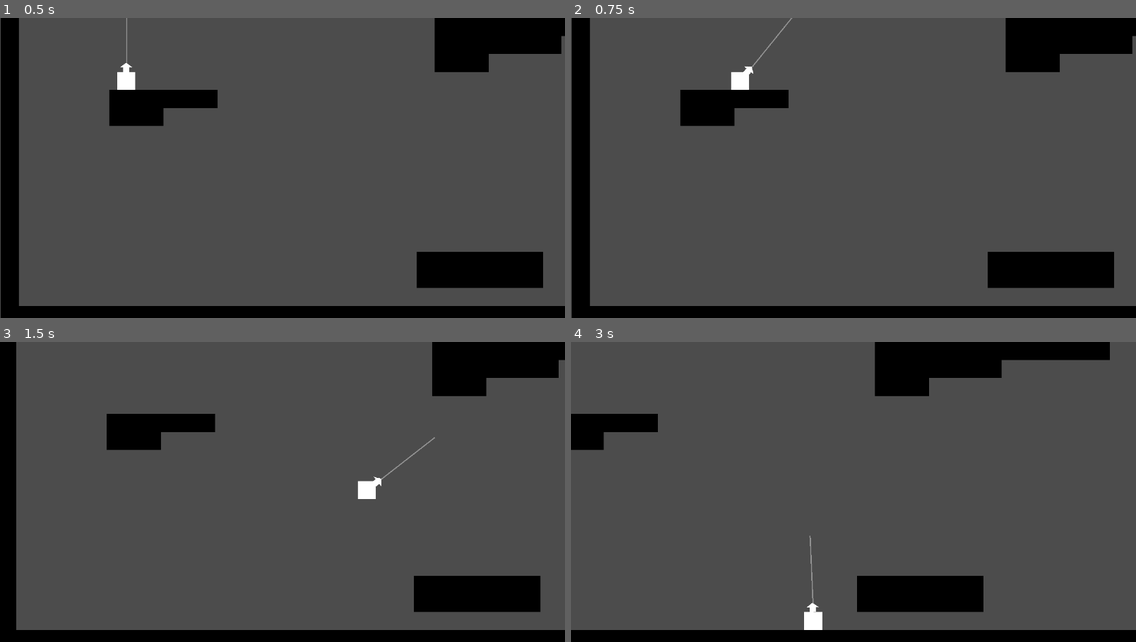
Above: before the commit, frames 1-4 (two rows, left to right).
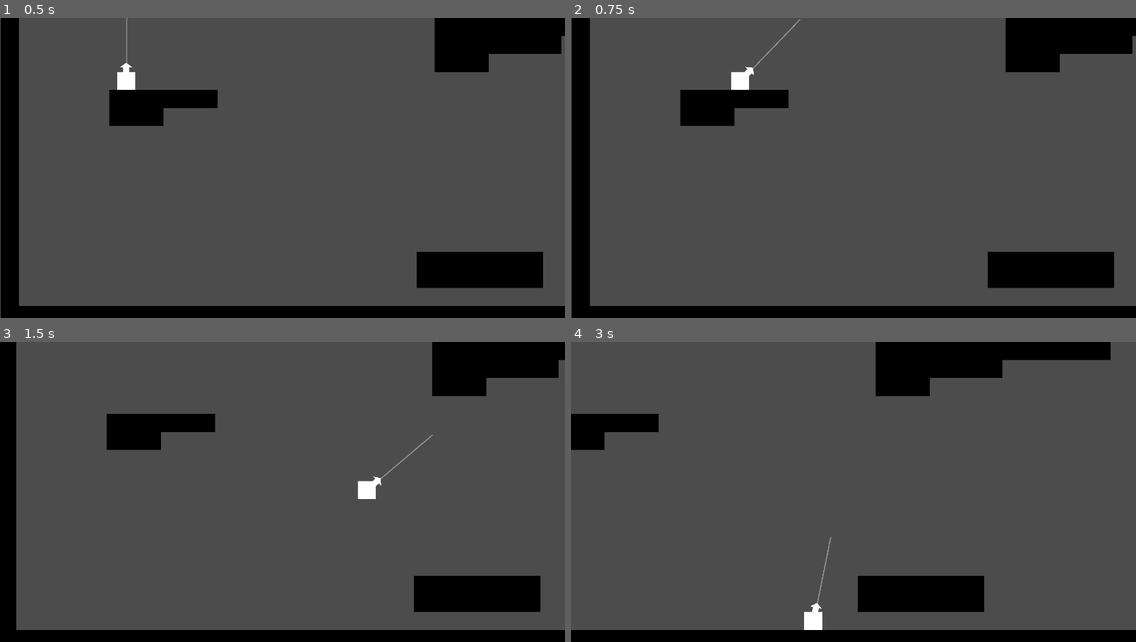
Above: after the commit, the same moments.

Repository: cjsweeten101/dws
Game: Godot game, scene res://Levels/TestingLevel.tscn
Two runs of this game, one before a commit and one after it. Both use one fixed random seed, a clock stepped at 60 frames per second and the inputs below.
Inputs:
- Up to frame 1 (0.5 s): no input
- Up to frame 2 (0.75 s): tap Enter (action) at 0.5, 0.6 s; hold D (right) from 0.53 s (still down)
- Up to frame 3 (1.5 s): keep holding D (right); tap Enter (action) at 1.35 s
- Up to frame 4 (3 s): release D (right) at 2.03 s; hold A (left) 2.03-2.78 s; tap Enter (action) at 2.1, 2.85 s; hold D (right) from 2.78 s (still down)

Frame 1 is identical in both runs. In frame 2, 0.1% of the frame differs, in the area x 30-41%, y 0-20%; in frame 3, 0.1%; in frame 4, 0.3%, in the area x 5-96%, y 0-91%.

Commit message:
adjust aim lerp

Diff:
--- a/Player/Player.gd
+++ b/Player/Player.gd
@@ -77,7 +77,7 @@
 				$GrappleCast.rotation_degrees = 180 + current_speed.x/max_speed*(45)
 				just_released = false
 		else:
-			$GrappleCast.rotation_degrees = lerp($GrappleCast.rotation_degrees, 180 + current_speed.x/max_speed*(45), .2)
+			$GrappleCast.rotation_degrees = lerp($GrappleCast.rotation_degrees, 180 + current_speed.x/max_speed*(45), 0.3)
 
 func reel_in():
 	var grapple_vector = (grapple_point - global_position)
